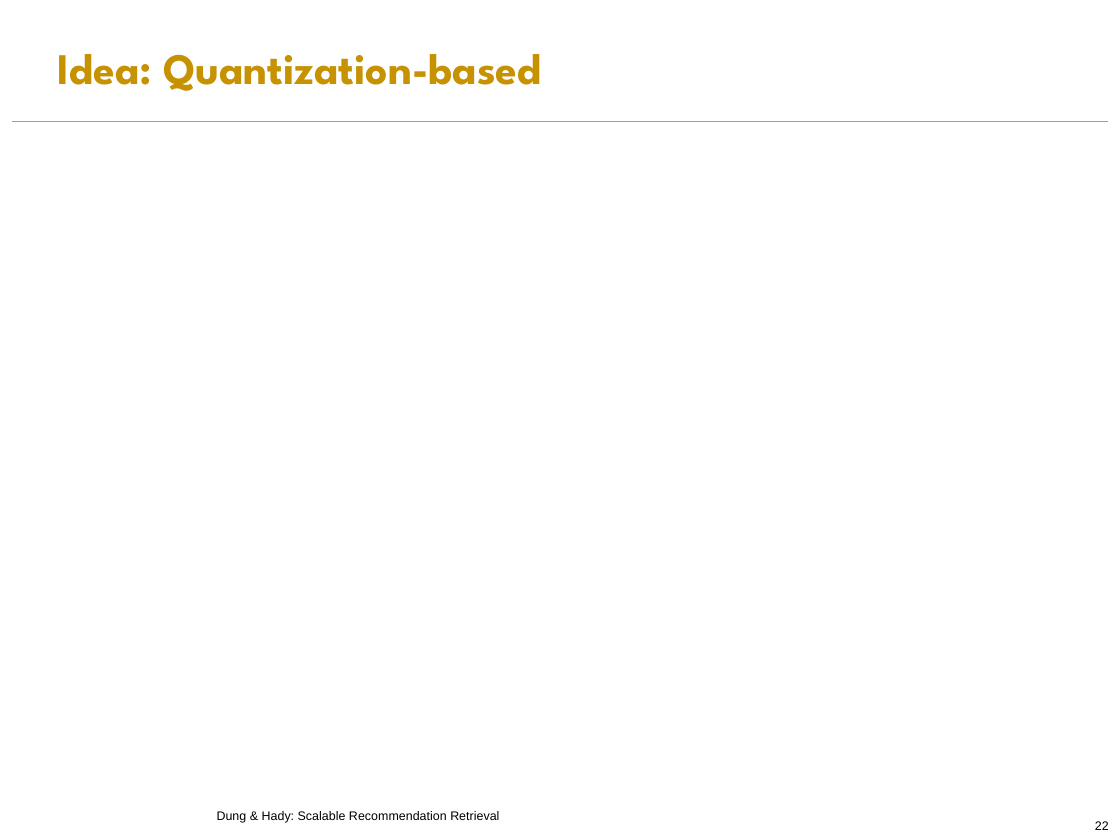
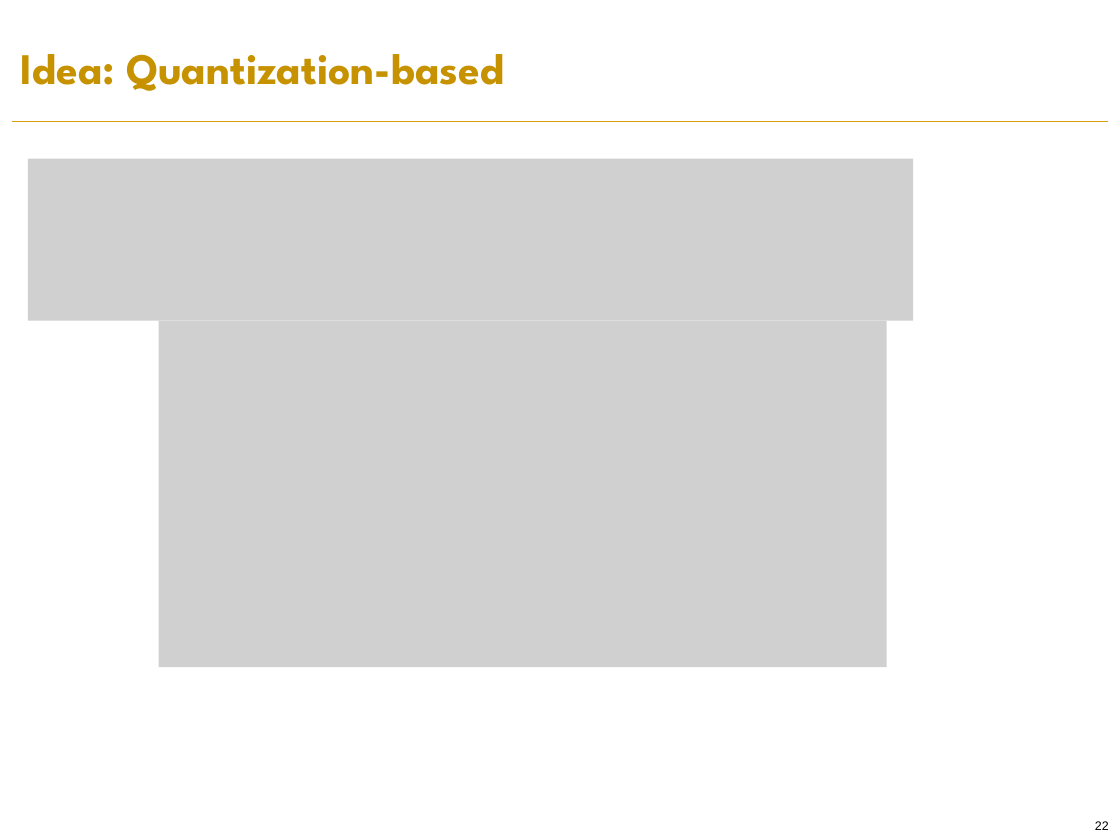
Before and after one commit to PreferredAI/recommendation-retrieval, a slide deck: slide 22 of slides/aaai19-tutorial.pptx. Drawn at 1120x840 pixels with LibreOffice and Linux fonts; fonts in the diff are those of the drawing; grey boxes stand for pictures; background and template pictures are left out. Boxes give left, top, right and bottom in pixels: in the first picture for what was removed or moved away, otherwise in the second. Text is boxed around its words. In the diff, an @@ line names an element or a change of style, - is before the commit and + after.

Commit message:
adding content to quantization-based slide

```diff
--- a/slides/aaai19-tutorial.pptx
+++ b/slides/aaai19-tutorial.pptx
@@ title "Idea: Quantization-based": place and size @@
-title "Idea: Quantization-based" at [58, 54, 542, 91]
+title "Idea: Quantization-based" at [21, 54, 504, 91]
@@ picture added at [28, 159, 913, 321] @@
@@ picture added at [159, 320, 887, 666] @@
@@ text removed at [217, 811, 499, 823] @@
-Dung & Hady: Scalable Recommendation Retrieval
```
Also in this commit, not shown: 4 other slides changed.
